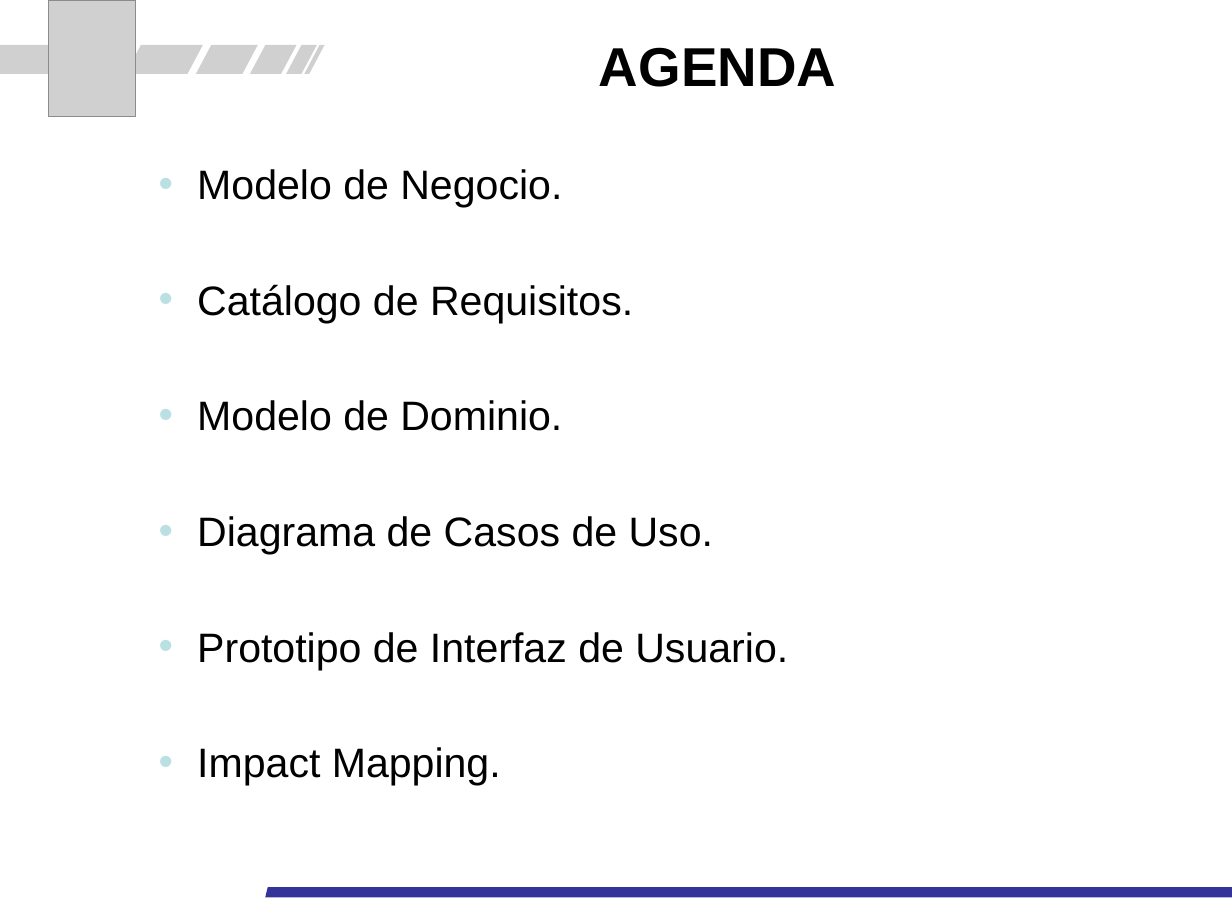
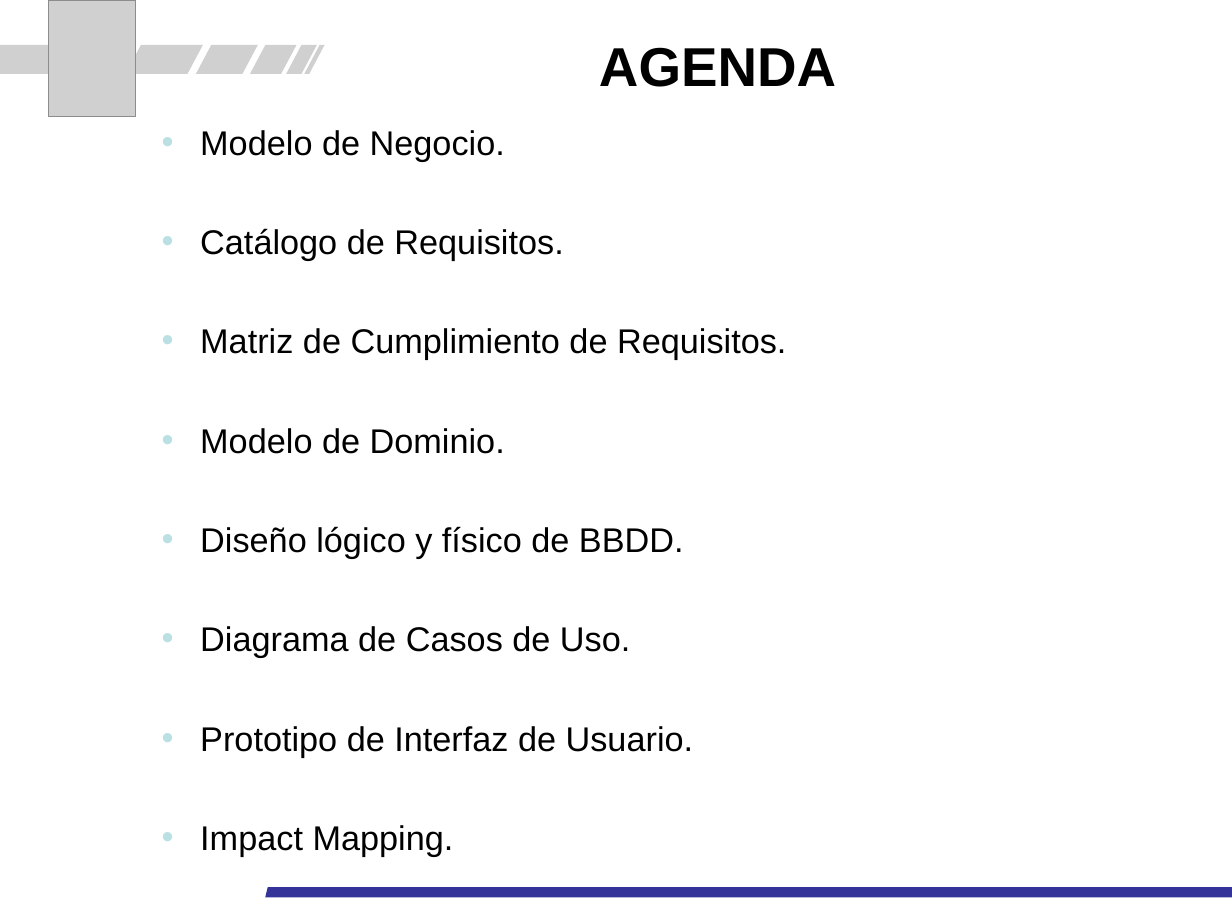
Before and after one commit to pquella/buscaminas, a slide deck: slide 2 of ERS/Presentación_ERS_AGNEX.pptx. Drawn at 1232x924 pixels with LibreOffice and Linux fonts; fonts in the diff are those of the drawing; grey boxes stand for pictures; background and template pictures are left out. Boxes give left, top, right and bottom in pixels: in the first picture for what was removed or moved away, otherwise in the second. Text is boxed around its words. In the diff, an @@ line names an element or a change of style, - is before the commit and + after.

```diff
--- a/ERS/Presentación_ERS_AGNEX.pptx
+++ b/ERS/Presentación_ERS_AGNEX.pptx
@@ text "Modelo de Negocio.": place and size @@
-text "Modelo de Negocio." at <box>197,169,788,786</box>
+text "Modelo de Negocio." at <box>200,130,786,757</box>
@@ text at <box>200,130,694,757</box>: size 24 to 20 pt in "Modelo de Negocio.", "Catálogo de Requisitos.", "Modelo de Dominio.", "Diagrama de Casos de Uso." and 2 more places @@
@@ text at <box>200,328,786,360</box>: paragraph added @@
+• Matriz de Cumplimiento de Requisitos.
@@ text at <box>200,526,684,558</box>: paragraph added @@
+• Diseño lógico y físico de BBDD.
```
Also in this commit, not shown: 1 other slide changed.
